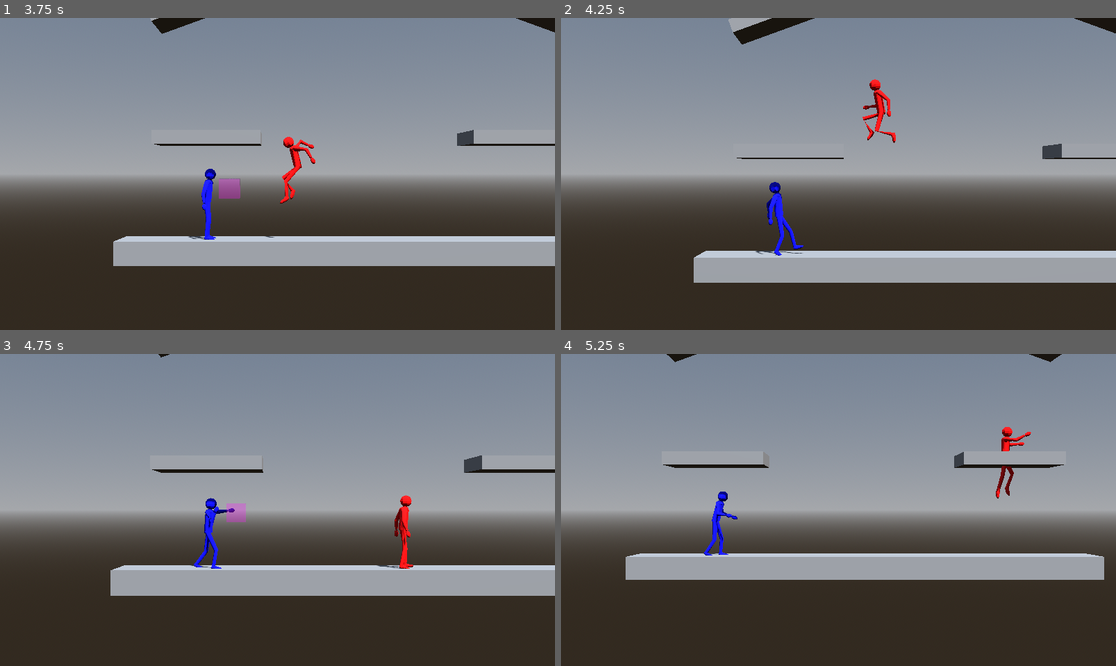
Above: before the commit, frames 1-4 (two rows, left to right).
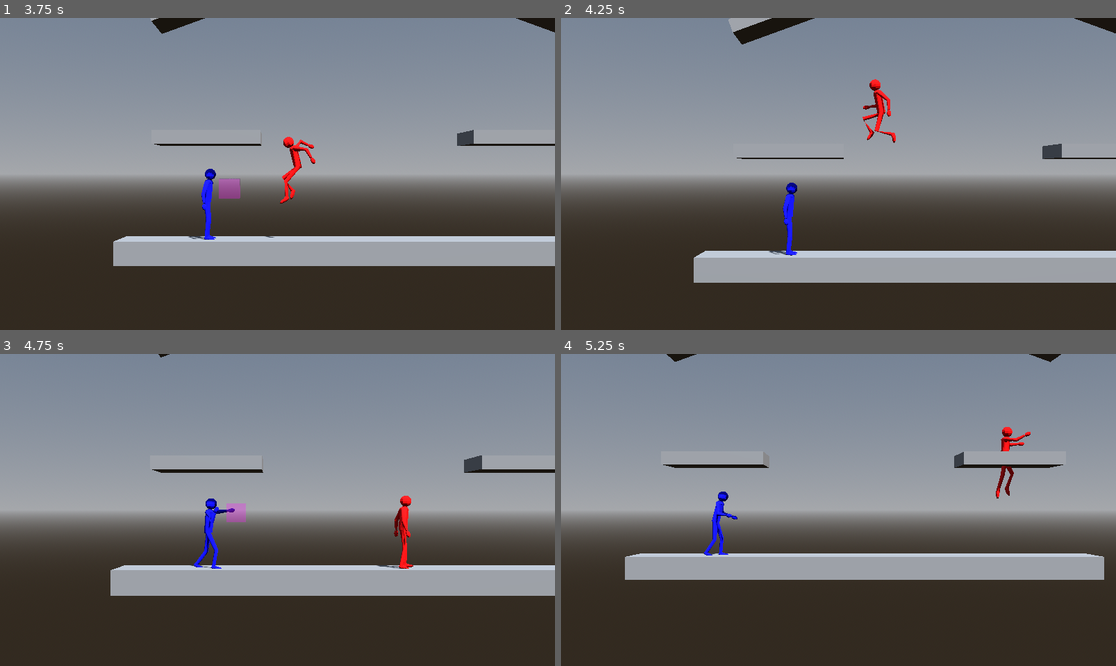
Above: after the commit, the same moments.

Repository: CocoMarck/SuperSmashTux
Game: Godot game, scene res://scenes/main.tscn
The game is run twice, just before and just after one commit, with the same random seed, the same clock (stepped at 60 frames per second) and the same inputs.
Inputs:
- Up to frame 1 (3.75 s): hold Up (player1_move_up) 0.53-2.03 s; tap K (player1_attack) at 0.6 s; tap / (player1_jump) at 0.77, 1.52, 3.02 s; tap O (player1_grab) at 1.35 s; hold Left (player1_move_left) 2.03-3.53 s; tap L (player1_power_attack) at 2.1 s; tap P (player1_shield) at 2.85 s; hold Down (player1_move_down) from 3.53 s (still down); hold . (player1_walk) from 3.53 s (still down)
- Up to frame 2 (4.25 s): keep holding Down (player1_move_down); keep holding . (player1_walk); tap / (player1_jump) at 3.77 s
- Up to frame 3 (4.75 s): release Down (player1_move_down) at 4.28 s; release . (player1_walk) at 4.28 s; hold Right (player1_move_right) from 4.28 s (still down); tap G (player2_attack) at 4.35 s; tap / (player1_jump) at 4.52 s
- Up to frame 4 (5.25 s): release Right (player1_move_right) at 5.03 s; hold Up (player1_move_up) from 5.03 s (still down); tap H (player2_grab) at 5.1 s

Frame 1 is identical in both runs. In frame 2, 0.7% of the frame differs, in the area x 25-89%, y 0-77%; in frame 3, less than 0.1%; in frame 4, less than 0.1%.

Commit message:
Person: Knockback duration based in porcentage and damage. Fighter: Remove grab hitbox when the person collide in the air.

Diff:
--- a/scripts/fighter.gd
+++ b/scripts/fighter.gd
@@ -767,7 +767,10 @@
 			)
 		)
 	else:
-		_clear_grabbing()
+		#_clear_grabbing()
+		_spawned_hitbox_grab.queue_free()
+		_spawned_hitbox_grab = null
+		_grabbed_victim = null
 
 func _grabbing() -> bool:
 	return _spawned_hitbox_grab != null
--- a/scripts/helpers/game_balance.gd
+++ b/scripts/helpers/game_balance.gd
@@ -21,7 +21,7 @@
 const LEDGE_RELEASE_TIME := 0.3    # cooldown tras soltarse, pa no re-agarrarse solo
 
 # Person | Damage move
-const KNOCKBACK_DURATION :float = 0.5 # 0.35 (Corto para combó) 0.5 (un poco largo, pero pasable, bueno para combó).
+const KNOCKBACK_DURATION :float = 0.3 # 0.3 (Aceptable) 0.5 (Largo).
 
 # Person | Stun move
 const STUN_DURATION_ON_FLOOR: float = 1.0
--- a/scripts/person.gd
+++ b/scripts/person.gd
@@ -74,7 +74,7 @@
 var _allow_jump: bool = true
 
 # Propiedades privadas | Daño
-var _normal_damage_power :float = 50 # Este valor se cambiara segun el personaje.
+var _normal_damage_power :float = 35 # Este valor se cambiara segun el personaje. 50 Para 0.35 seconds de knockback, 35 para 0.5 seconds de knockback
 var _knockback_direction :Vector3 = Vector3.ZERO
 var _knockback_time :float = 0.0
 var _damage_degrees :float = 0.0
@@ -209,6 +209,7 @@
 	_clean_heavy_hitstun_state()
 	grabbed = false
 	_knockout_time = 0
+	_knockback_time = 0
 	_set_x_not_zero_value( _get_initial_facing() )
 
 # Funciones | Agarre de orillas
@@ -625,6 +626,10 @@
 	_heavy_hitstun_get_up_time = 0
 	_heavy_hitstun_wait_to_get_up = false
 
+func _get_knockback_time_by_damage_porcentage(damage: float) -> float:
+	# Tiempo adicional basado en porcentaje de daño.
+	return (damage * damage_percentage)*0.01
+
 func set_damage_move(damage:int, direction:Vector3) -> void:
 	'''
 	Recibir un trancazo
@@ -634,7 +639,7 @@
 	'''
 	if not _immunity_to_damage:
 		_knockback_direction = direction
-		_knockback_time = GameBalance.KNOCKBACK_DURATION
+		_knockback_time = GameBalance.KNOCKBACK_DURATION + _get_knockback_time_by_damage_porcentage(damage)
 
 		# Heavy hitstun. Cuando entra.
 		_clean_heavy_hitstun_state()
